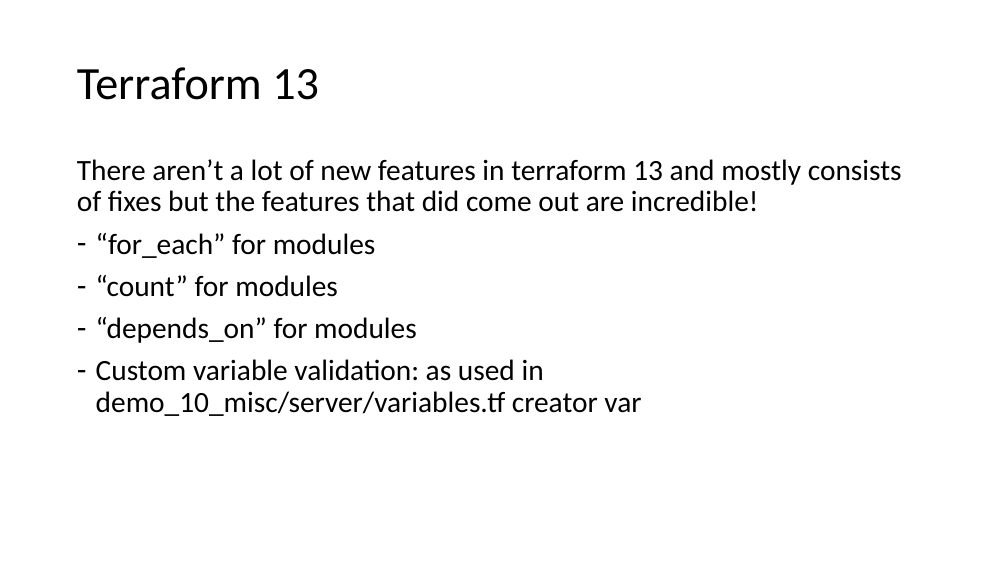
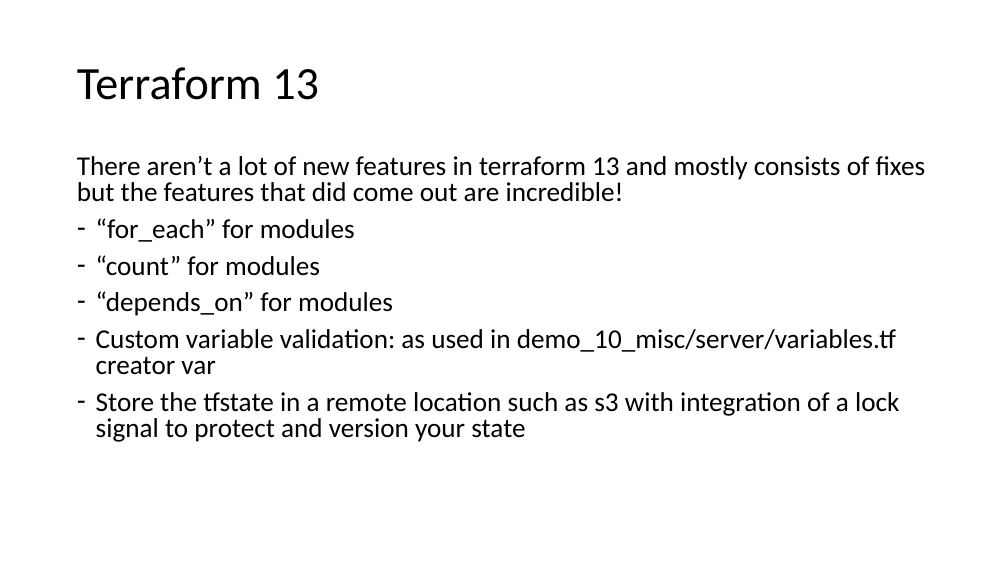
Before and after one commit to JohnMops/tf-demo, a slide deck: slide 22 of tf-demo-presentation.pptx (slide 21 before the commit). Drawn at 1008x567 pixels with LibreOffice and Linux fonts; fonts in the diff are those of the drawing. Boxes give left, top, right and bottom in pixels: in the first picture for what was removed or moved away, otherwise in the second. Text is boxed around its words. In the diff, an @@ line names an element or a change of style, - is before the commit and + after.

```diff
--- a/tf-demo-presentation.pptx
+++ b/tf-demo-presentation.pptx
@@ text at [77,156,926,375]: size 28 to 25.9 pt in "There aren’t a lot of new features ...", "“for_each” for modules", "“count” for modules", "“depends_on” for modules" and 1 more places; line spacing 0.9 to 0.8 @@
@@ text at [96,392,899,442]: paragraph added @@
+– Store the tfstate in a remote location such as s3 with integration of a lock signal to protect and version your state
```
Also in this commit, not shown: 3 other slides changed, 1 slide added.
